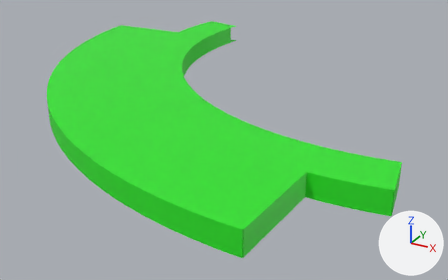
Two versions of the Blender file Assets/Objects/GameSections/ApartmentsArea/Optimised-[New]/ApartmentsArea.blend, one commit apart.
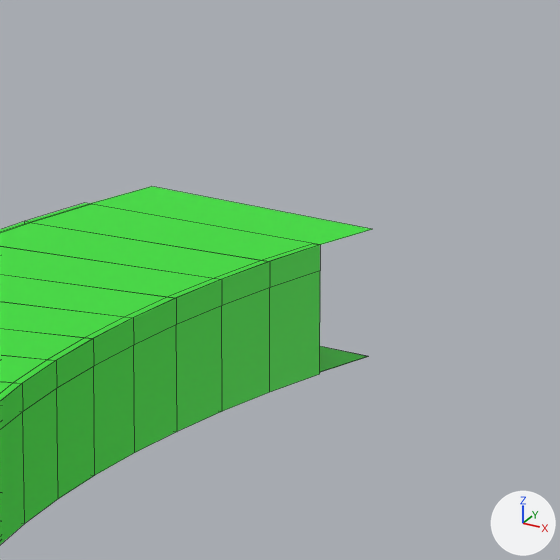
The first picture shows the older version from a 50 mm camera at (18.4, -102.1, 32.3) aimed at (-23.0, -26.9, -5.3). The close-ups show both versions on the part from 43% to 58% of the width and 0% to 23% of the height of that picture; other places that the commit changed are outside them. The lights are fixed; the arrows at lower right show +X, +Y and +Z. The close-ups show mesh edges as thin lines.
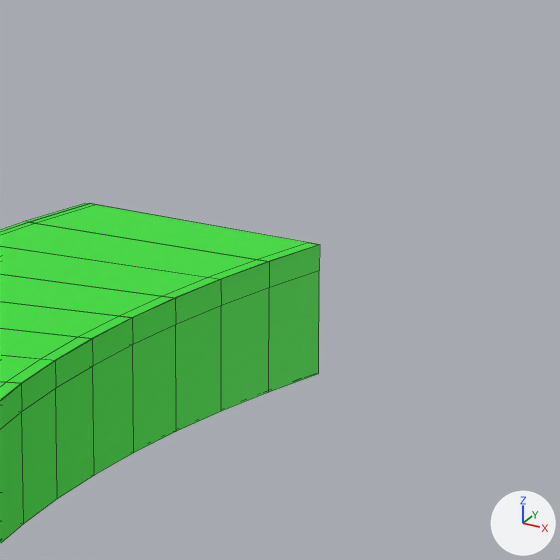
Edits to the bpy script that builds the scene:
```text
Change me_circle_010:
    where me_circle_010.from_pydata(...)  # 80 vertices, 39 faces; spans x -1.166..0.171, y -1.166..0.227, z 3.0
    used by ob_circle_002; location = (0.0, 0.0, 0.0); scale = (40.0, 40.0, 1.0)
    verts and faces of me_circle_010; kept vertices keep their numbers, new ones are numbered from 80
    before: 60 (-0.978, 0.195, 3.0), 62 (-0.987, 0.146, 3.0), 65 (-1.153, 0.171, 3.0), 67 (-1.143, 0.227, 3.0)
    me_circle_010 part 1
    add delete_vertices([60, 67])  # with the faces that use them
Change me_circle_005:
    where me_circle_005.from_pydata(...)  # 80 vertices, 39 faces; spans x -1.167..0.171, y -1.167..0.228, z 0.0
    used by ob_circle_004; location = (0.0, 0.0, 0.0); scale = (40.0, 40.0, 1.0)
    verts and faces of me_circle_005; kept vertices keep their numbers, new ones are numbered from 80
    before: 0 (-0.981, 0.195, 0.0), 1 (-0.989, 0.147, 0.0), 52 (-1.144, 0.228, 0.0), 53 (-1.154, 0.171, 0.0)
    me_circle_005 part 2
    add delete_vertices([0, 52])  # with the faces that use them
```

Location of each change, (x1, y1, x2, y2) in pixels of the close-ups (560 x 560 px):
'Circle.002', reshaped
    before: (0, 186, 372, 400)
    after: (0, 203, 320, 401)
'Circle.004', reshaped (not visible afterwards)
    before: (320, 346, 368, 372)
part 1 of me_circle_010, deleted (green)
    before: (90, 186, 372, 245)
